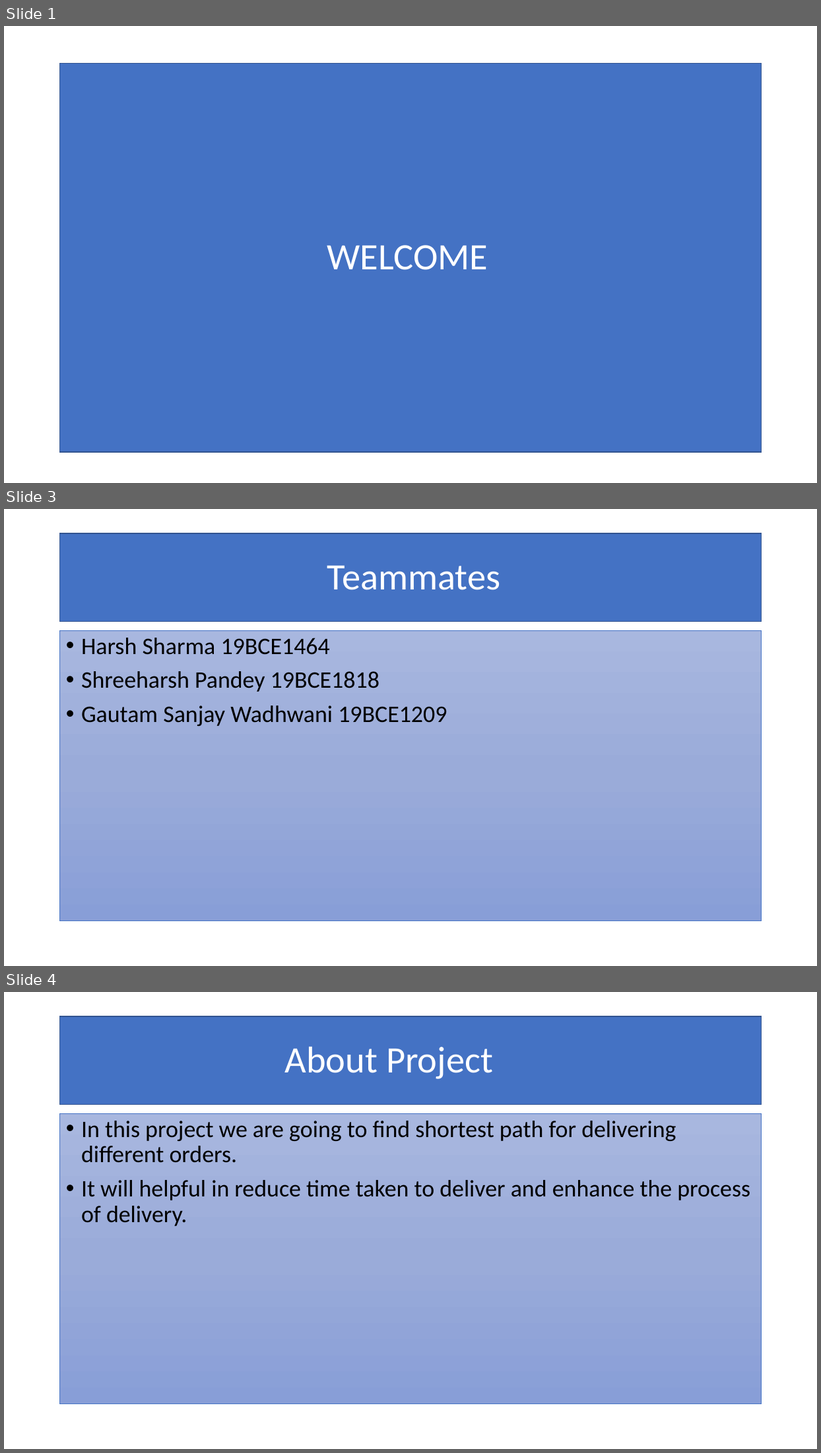
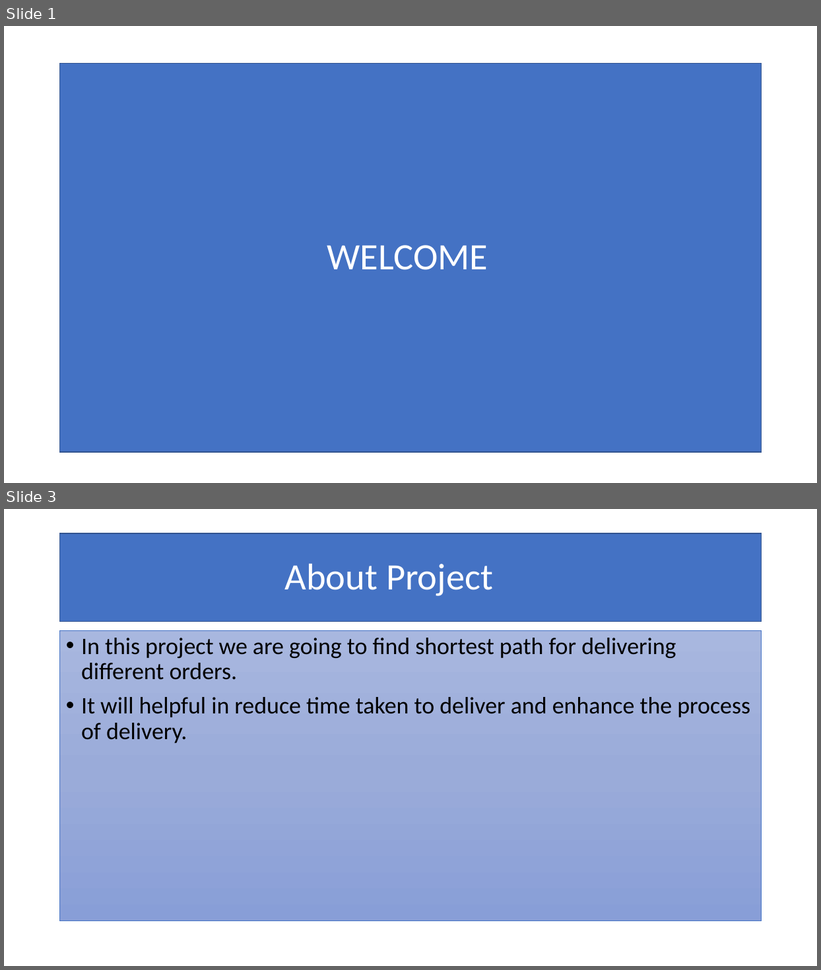
Before and after one commit to gautamsw5/Delivery-management-system, a slide deck: DSA Project review.pptx. Shown one above the other, each under a label of ours: slides 1, 3 and 4 before the commit, slides 1 and 3 after it; the slides between them are not shown. The pictures are 821x1453 and 821x970 pixels, drawn with LibreOffice and Linux fonts; fonts in the diff are those of the drawing. Boxes give left, top, right and bottom in pixels: in the first picture for what was removed or moved away, otherwise in the second. Text is boxed around its words. In the diff, an @@ line names an element or a change of style, - is before the commit and + after.

```diff
--- a/DSA Project review.pptx
+++ b/DSA Project review.pptx
@@ slide 3 removed at [4,509,817,966], background #FFFFFF @@
@@ title removed at [60,533,762,622] @@
-Teammates
@@ text removed at [60,631,762,921] @@
-• Harsh Sharma 19BCE1464
-• Shreeharsh Pandey 19BCE1818
-• Gautam Sanjay Wadhwani 19BCE1209
@@ what was slide 4 is now slide 3 @@
```
Also in this commit, not shown: 1 slide changed.
